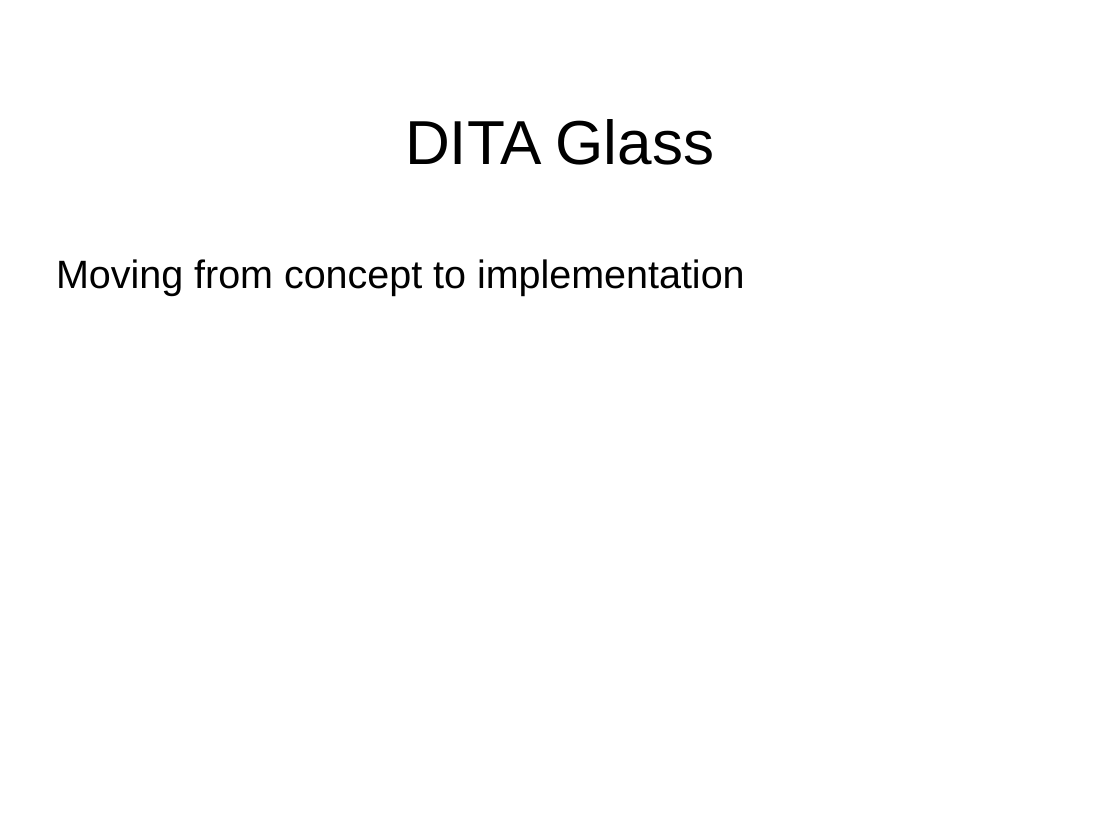
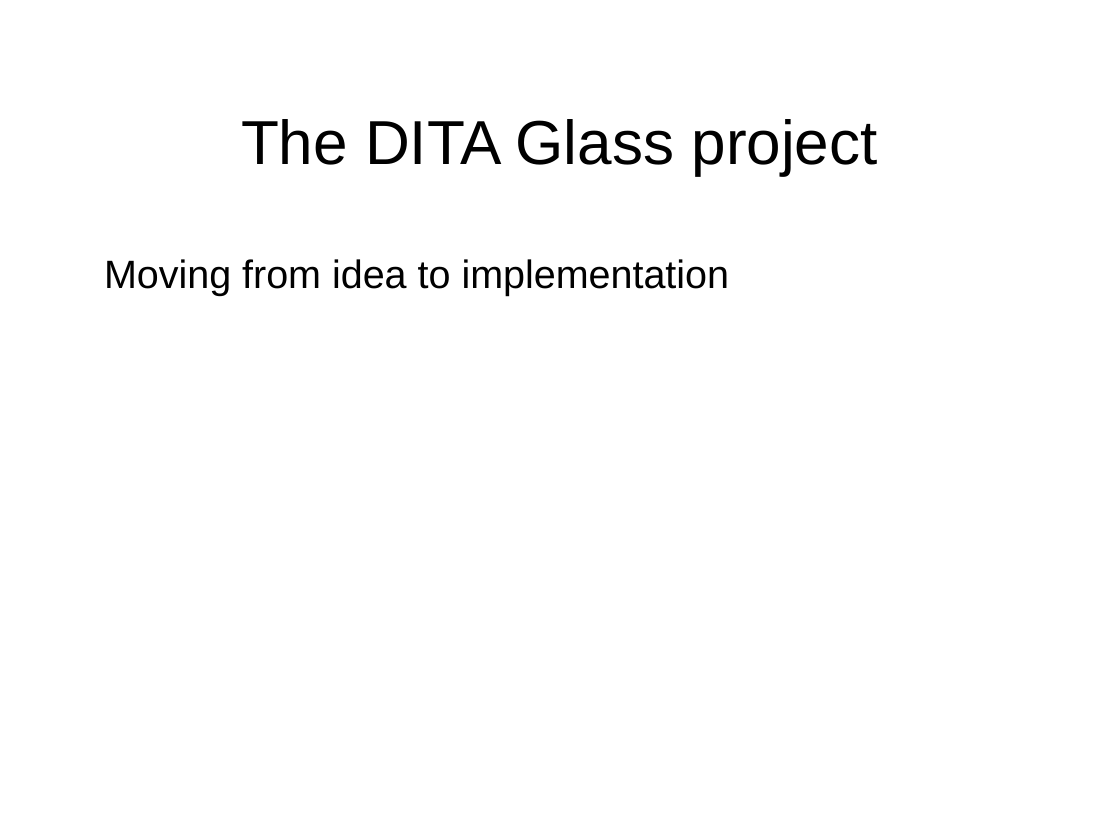
Before and after one commit to oxygenxml/dita-glass, a slide deck: slide 13 of presentation_DITA_Glass.odp (slide 18 before the commit). Drawn at 1120x840 pixels with LibreOffice and Linux fonts; fonts in the diff are those of the drawing; background and template pictures are left out. Boxes give left, top, right and bottom in pixels: in the first picture for what was removed or moved away, otherwise in the second. Text is boxed around its words. In the diff, an @@ line names an element or a change of style, - is before the commit and + after.

```diff
--- a/presentation_DITA_Glass.odp
+++ b/presentation_DITA_Glass.odp
@@ title at box(241, 119, 877, 175): text changed @@
-DITA Glass
+The DITA Glass project
@@ text at box(104, 259, 730, 295): text changed @@
-Moving from concept to implementation
+Moving from idea to implementation
```
Also in this commit, not shown: 9 other slides changed, 7 slides added, 13 slides removed.
